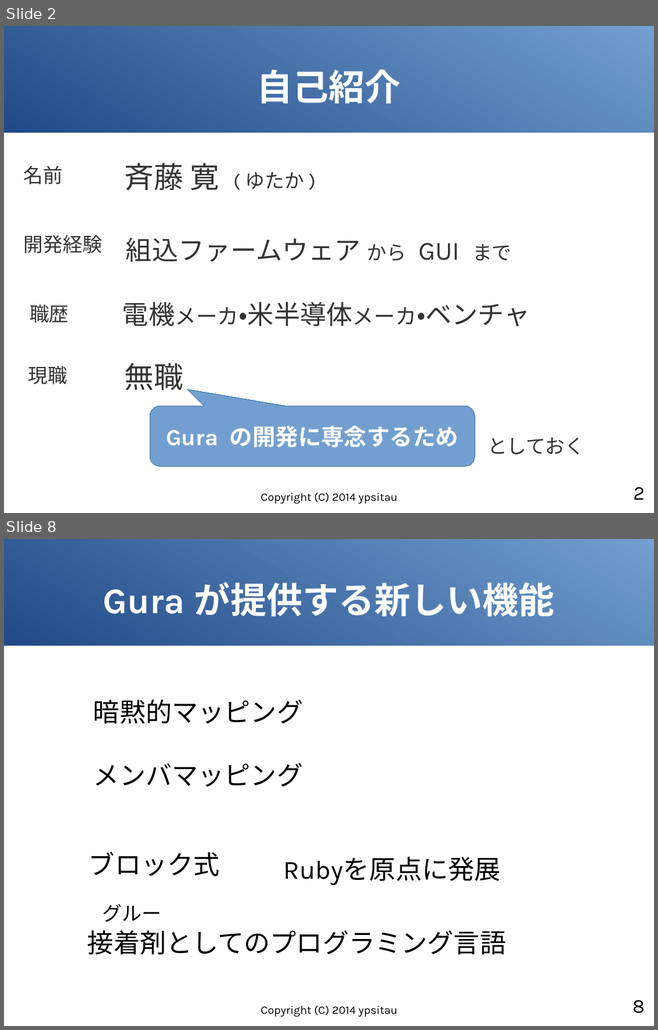
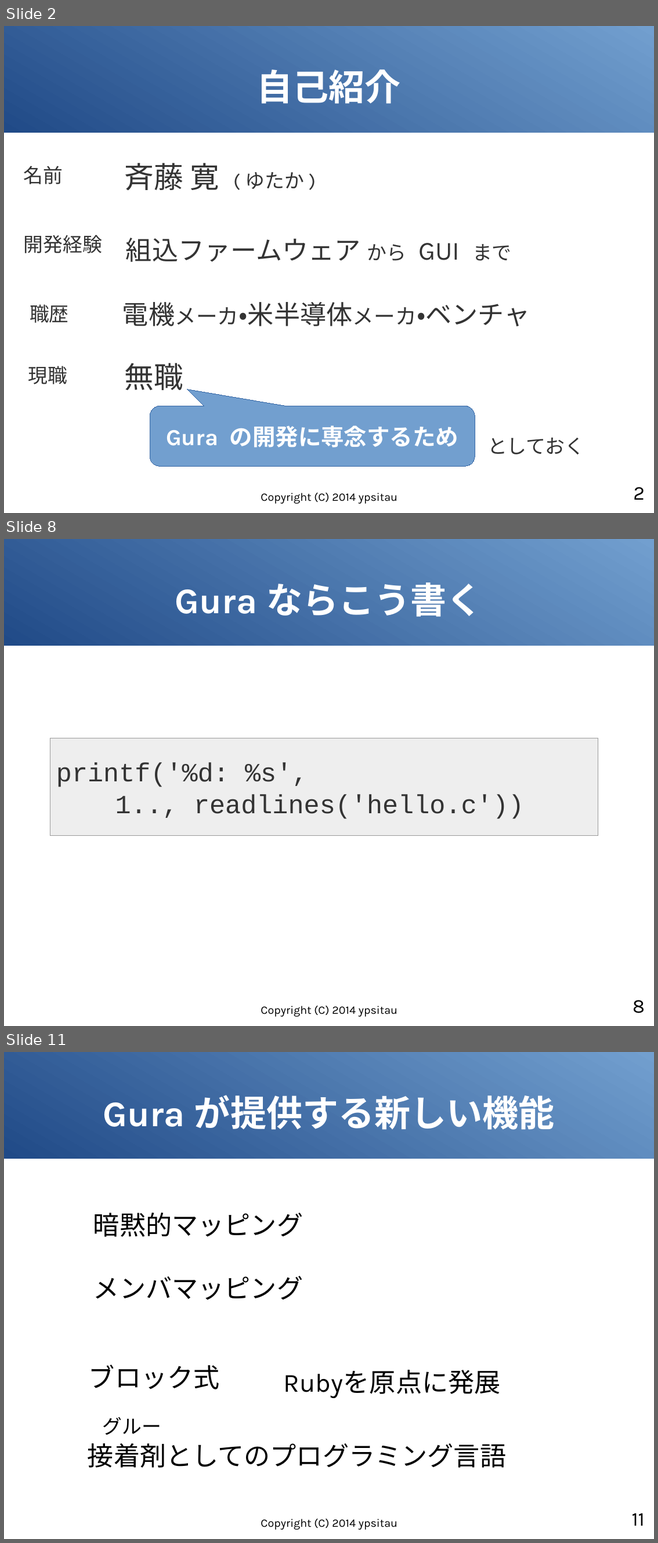
Before and after one commit to gura-lang/gura-doc, a slide deck: presentation/gura-introduction.odp. Shown one above the other, each under a label of ours: slides 2 and 8 before the commit, slides 2, 8 and 11 after it; the slides between them are not shown. The pictures are 658x1030 and 658x1543 pixels, drawn with LibreOffice and Linux fonts; fonts in the diff are those of the drawing. Boxes give left, top, right and bottom in pixels: in the first picture for what was removed or moved away, otherwise in the second. Text is boxed around its words. In the diff, an @@ line names an element or a change of style, - is before the commit and + after.

```diff
--- a/presentation/gura-introduction.odp
+++ b/presentation/gura-introduction.odp
@@ slide 8 added at <box>4,539,654,1026</box>, background #FFFFFF; not listed: 1 template element that a slide beside it also shows @@
@@ title added at <box>175,583,482,617</box>, 44 pt, text #FFFFFF, bold @@
+Gura ならこう書く
@@ rectangle added at <box>50,739,598,836</box>, fill #EEEEEE, outline #999999 0 pt, 32 pt, text #333333 @@
+printf('%d: %s',
+1.., readlines('hello.c'))
@@ text added at <box>260,1006,397,1017</box>, 14 pt, text #000000 @@
+Copyright (C) 2014 ypsitau
@@ page number added at <box>632,1000,644,1013</box>, 24 pt, text #000000 @@
+8
@@ what was slide 8 is now slide 11 @@
@@ page number at <box>632,1513,644,1526</box>: text changed @@
-8
+11
```
Also in this commit, not shown: 5 slides changed, 3 other slides added, 1 slide removed.
